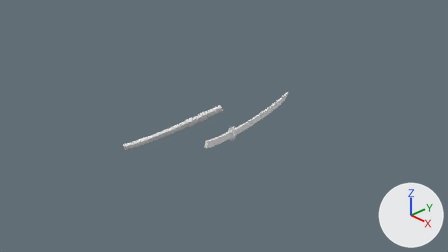
What one commit did to the Blender file Content/Units/Ninja/SK_Ninja.blend.
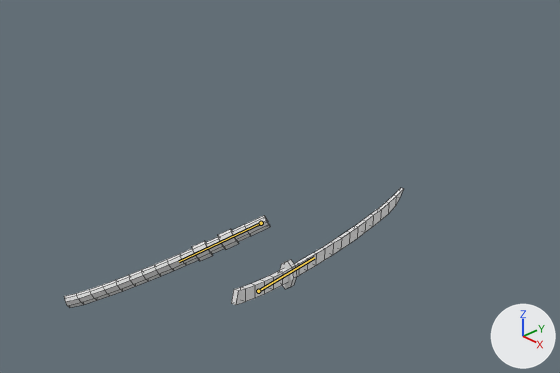
Each version appears first from the file's camera 'Camera', and next in a close-up on the part from 21% to 81% of the width and 0% to 72% of the height. Lighting does not change. The marker at lower right points along +X, +Y and +Z. Both versions are drawn at frame 23 of the action 'KillAnim'; the numbers are the values there. The bones that bend it are drawn over the model as lines in the close-ups. The close-ups show mesh edges as thin lines.
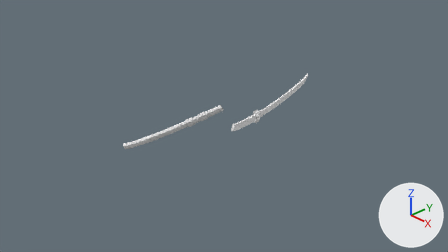
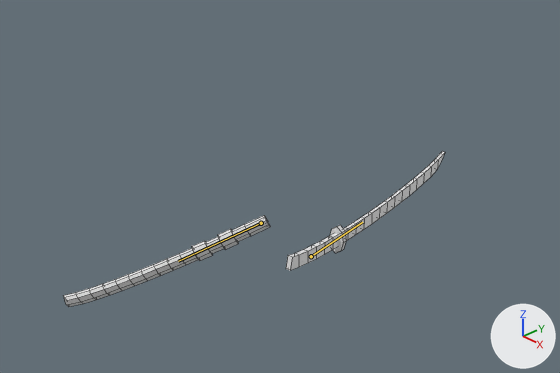
The edits, one by one:
Bone 'Bone.001' (bone_bone_001) moves from (-0.193, 1.804, -0.413) to (-0.343, 1.147, 0.218).
Bone 'Bone.001' (bone_bone_001) turns from (46, 8, 175) to (44, 8, 175) degrees about its own x, y and z.

Pixel boxes (x1, y1, x2, y2) of what changed, in the close-ups (560 x 373 px):
'Cube', posed (12% wider, 30% taller)
    before: (64, 188, 404, 308)
    after: (64, 151, 445, 307)
bone 'Bone.001', root to tip
    before: (258, 291) to (314, 257)
    after: (311, 256) to (362, 222)
